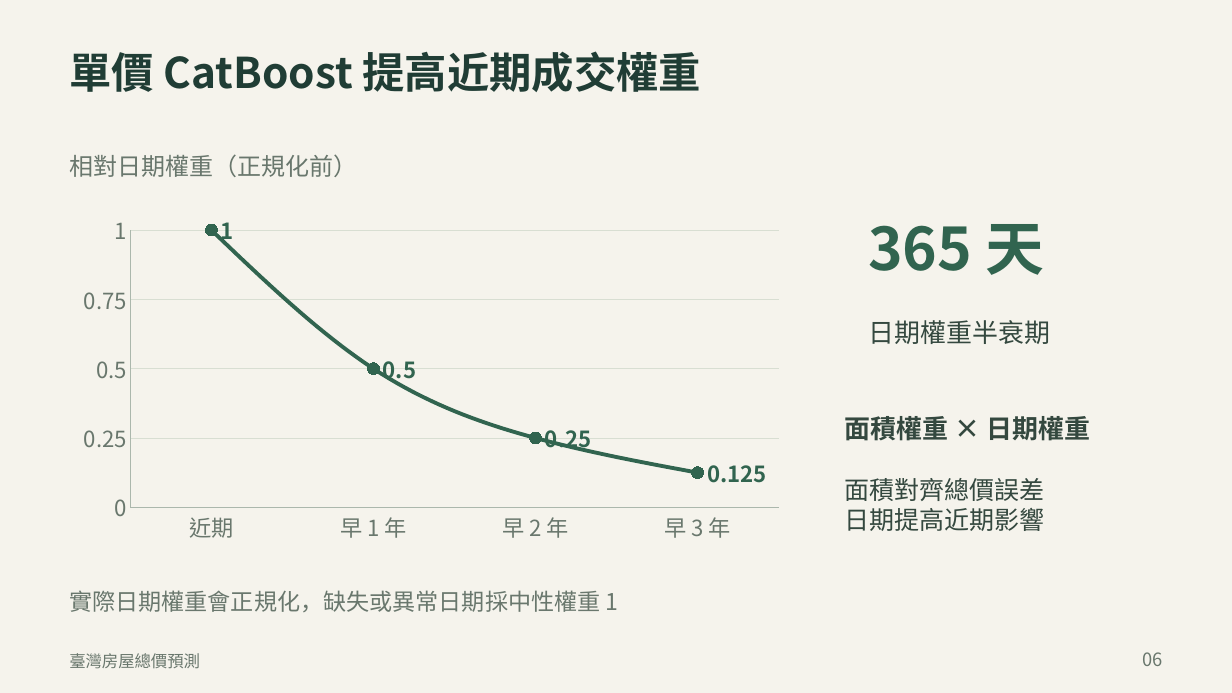
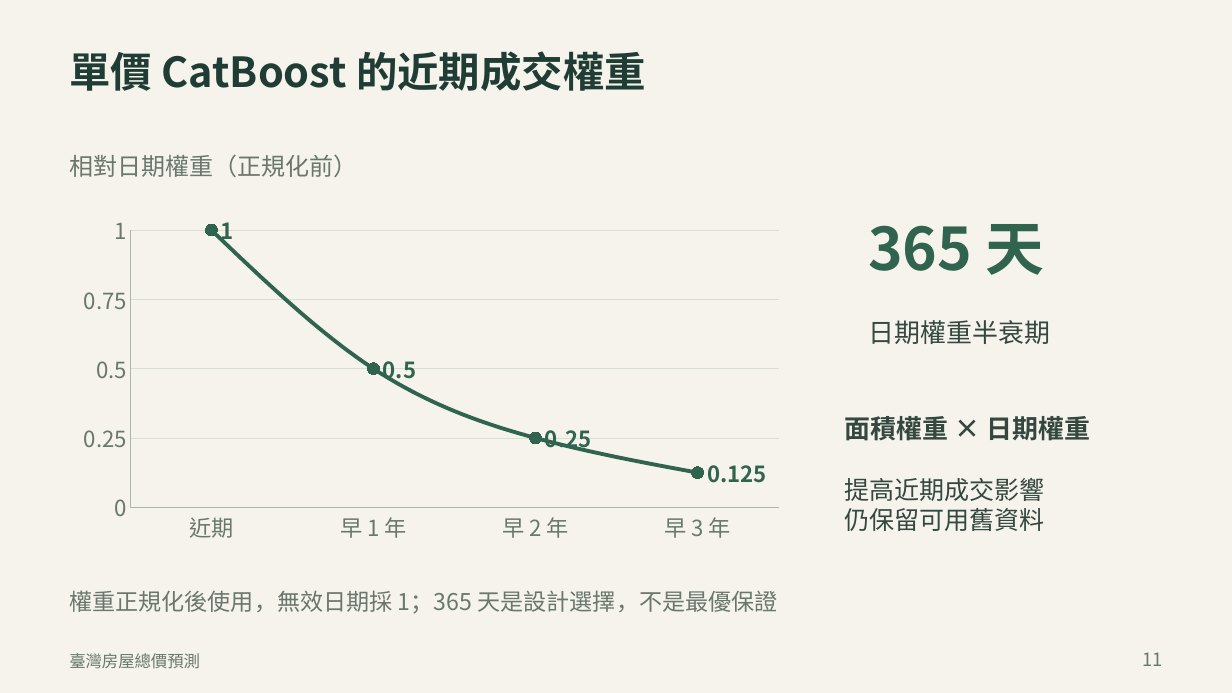
Before and after one commit to ziyi930108/nycu-house-price-regression, a slide deck: slide 11 of presentation/臺灣房價預測_正式報告_v22.pptx (slide 6 before the commit). Drawn at 1232x693 pixels with LibreOffice and Linux fonts; fonts in the diff are those of the drawing. Boxes give left, top, right and bottom in pixels: in the first picture for what was removed or moved away, otherwise in the second. Text is boxed around its words. In the diff, an @@ line names an element or a change of style, - is before the commit and + after.

```diff
--- a/presentation/臺灣房價預測_正式報告_v22.pptx
+++ b/presentation/臺灣房價預測_正式報告_v22.pptx
@@ text at [69, 51, 646, 91]: text changed; size 33 to 32.2 pt @@
-單價 CatBoost 提高近期成交權重
+單價 CatBoost 的近期成交權重
@@ text at [844, 478, 1045, 531]: text changed @@
-面積對齊總價誤差
-日期提高近期影響
+提高近期成交影響
+仍保留可用舊資料
@@ text at [69, 590, 777, 614]: text changed @@
-實際日期權重會正規化，缺失或異常日期採中性權重 1
+權重正規化後使用，無效日期採 1；365 天是設計選擇，不是最優保證
@@ text at [1142, 652, 1162, 666]: text changed @@
-06
+11
```
Also in this commit, not shown: 9 other slides changed, 12 slides added, 5 slides removed, 18 other files.
